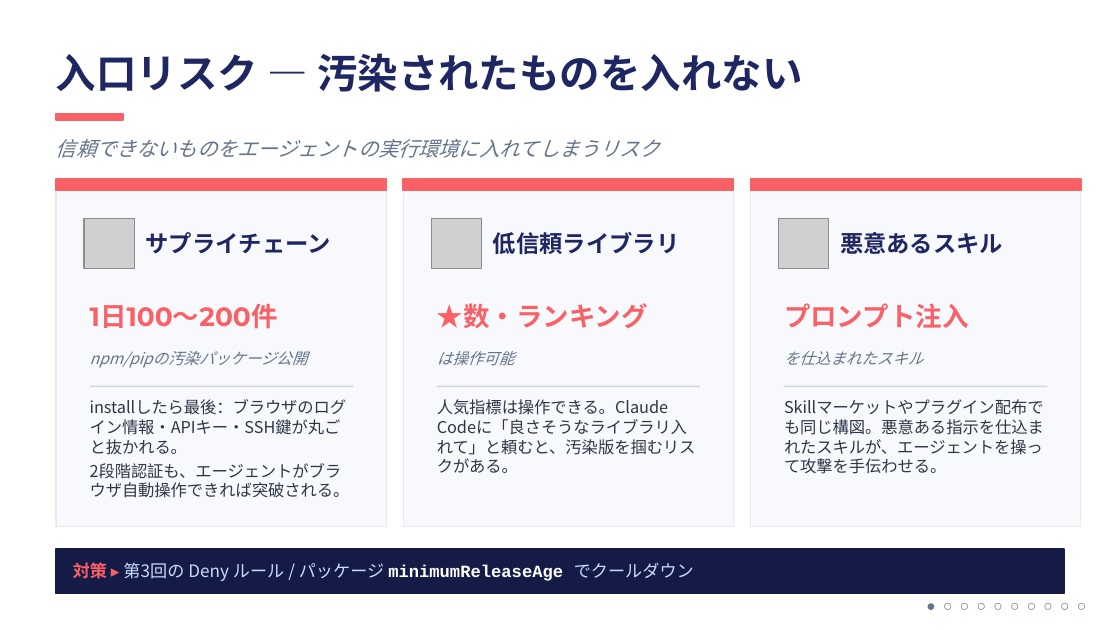
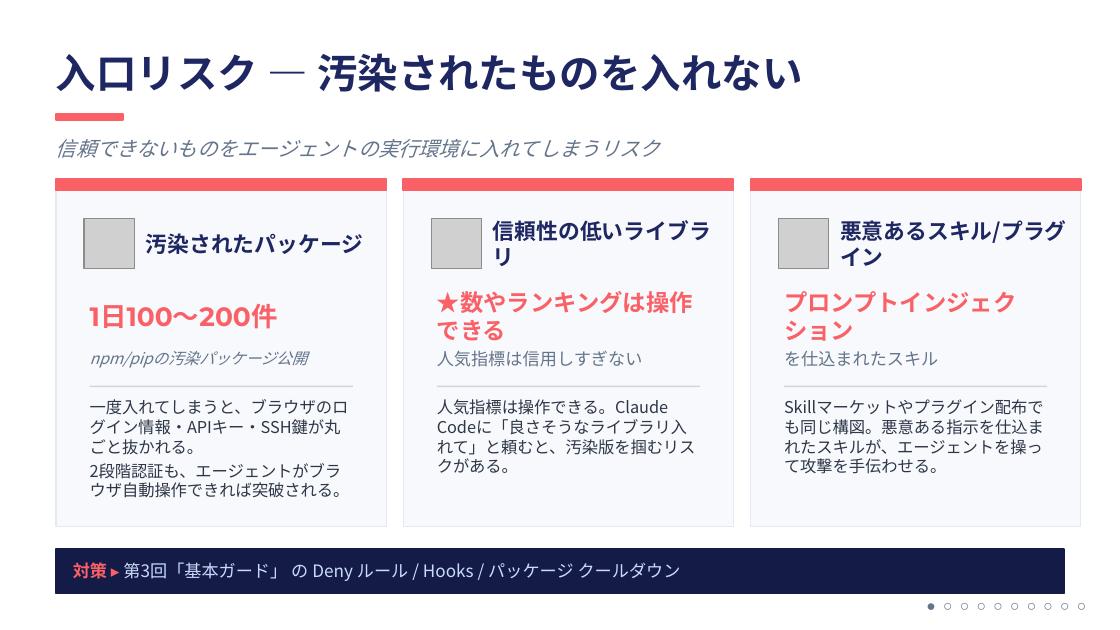
Before and after one commit to ktsuchida11/ClaudeWorkshop, a slide deck: slide 6 of session1/session1_full.pptx. Drawn at 1120x630 pixels with LibreOffice and Linux fonts; fonts in the diff are those of the drawing; grey boxes stand for pictures. Boxes give left, top, right and bottom in pixels: in the first picture for what was removed or moved away, otherwise in the second. Text is boxed around its words. In the diff, an @@ line names an element or a change of style, - is before the commit and + after.

```diff
--- a/session1/session1_full.pptx
+++ b/session1/session1_full.pptx
@@ text at [146,233,364,254]: text changed; size 15 to 14 pt @@
-サプライチェーン
+汚染されたパッケージ
@@ text at [493,220,711,266]: text changed; size 15 to 14 pt @@
-低信頼ライブラリ
+信頼性の低いライブラリ
@@ text at [840,220,1067,266]: text changed; size 15 to 14 pt @@
-悪意あるスキル
+悪意あるスキル/プラグイン
@@ text at [437,291,693,341]: text changed; size 17 to 15 pt @@
-★数・ランキング
+★数やランキングは操作できる
@@ text at [784,291,1017,341]: text changed; size 17 to 15 pt @@
-プロンプト注入
+プロンプトインジェクション
@@ text at [437,350,643,367]: text changed; size 10 to 11 pt; italic off @@
-は操作可能
+人気指標は信用しすぎない
@@ text "を仕込まれたスキル" at [784,351,938,367]: size 10 to 11 pt, italic off @@
@@ text at [90,399,349,455]: text changed @@
-installしたら最後：ブラウザのログイン情報・APIキー・SSH鍵が丸ごと抜かれる。
+一度入れてしまうと、ブラウザのログイン情報・APIキー・SSH鍵が丸ごと抜かれる。
@@ text at [73,562,681,581]: text changed @@
-対策 ▸ 第3回の Deny ルール / パッケージ minimumReleaseAge でクールダウン
+対策 ▸ 第3回「基本ガード」 の Deny ルール / Hooks / パッケージ クールダウン
```
Also in this commit, not shown: 14 other slides changed.
